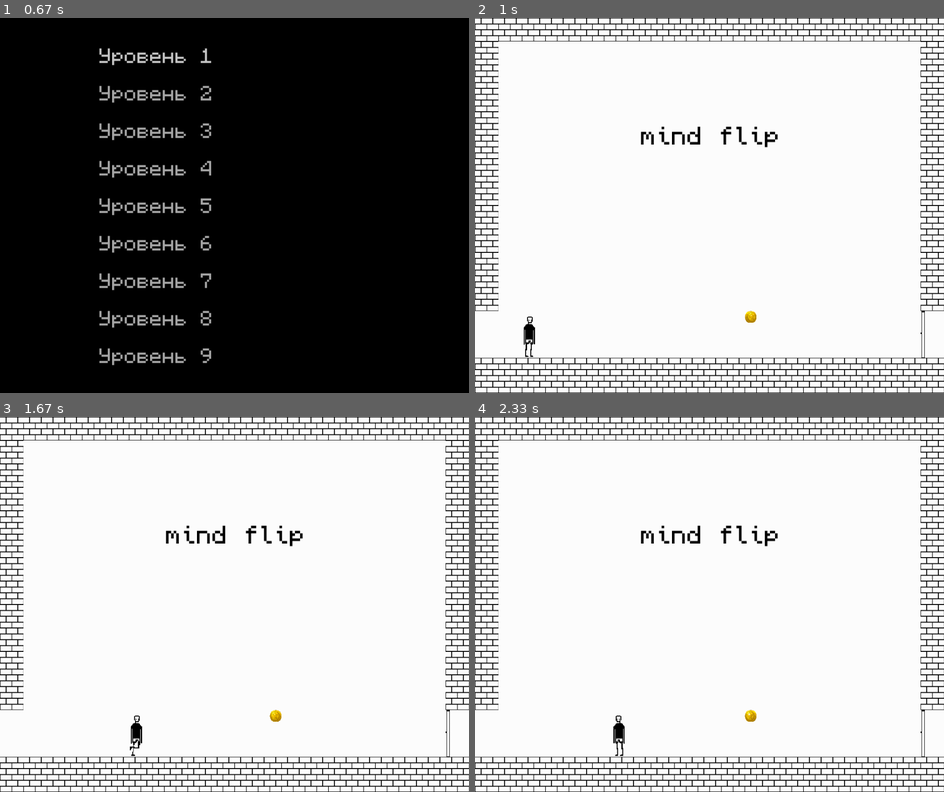
Above: before the commit, frames 1-4 (two rows, left to right).
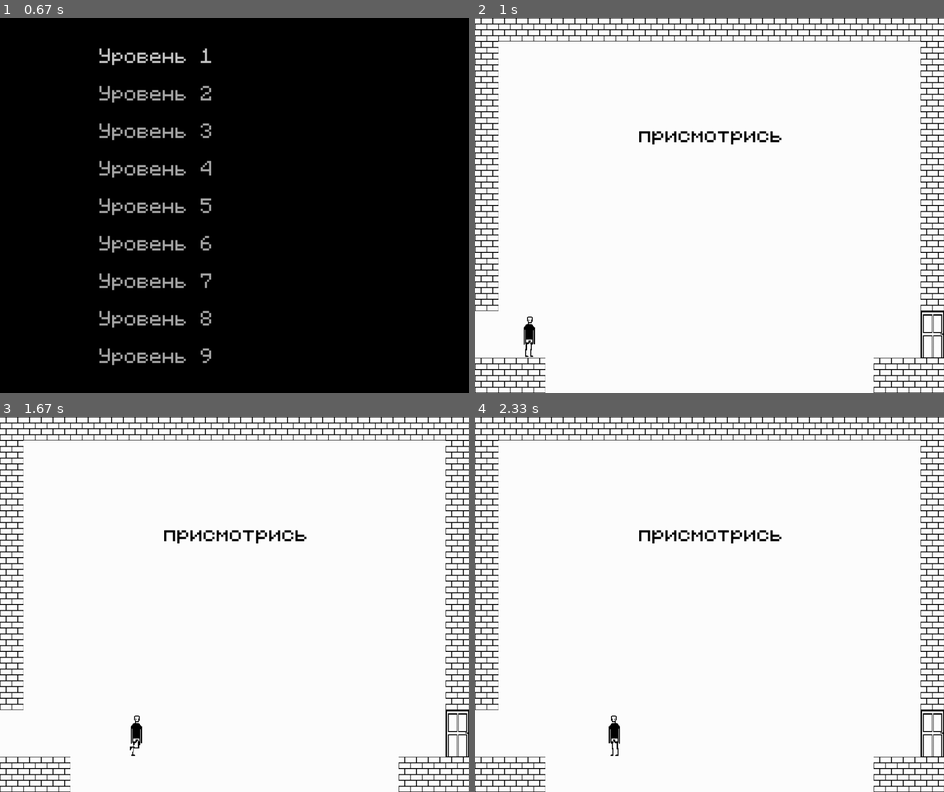
Above: after the commit, the same moments.

Repository: remalQ/pygame-project
Game: pygame game, started from Main.py
Same seed, same stepped clock (60 frames per second), same inputs: the game is played once before the commit and once after it.
Inputs:
- Up to frame 1 (0.67 s): click "Начать игру" at 0.38 s
- Up to frame 2 (1 s): click "Уровень 1" at 0.72 s
- Up to frame 3 (1.67 s): hold D 1-1.47 s; hold D from 1.55 s (still down)
- Up to frame 4 (2.33 s): release D at 2.02 s; hold A from 2.05 s (still down)

Frame 1 is identical in both runs. In frame 2, 3.3% of the frame differs, in the area x 15-100%, y 28-100%; in frame 3, 3.3%; in frame 4, 3.5%.

Commit message:
fix name level 4

Diff:
--- a/Game.py
+++ b/Game.py
@@ -66,7 +66,7 @@
         self.settings_menu = SettingsMenu()
         self.help_menu = HelpMenu()
         self.level_menu = LevelMenu(self.total_levels)
-        self.deja_vu_broken = False  # Флаг для отслеживания разрыва цикла в уровне 4
+        self.stop_broken = False  # Флаг для отслеживания разрыва цикла в уровне 4
 
     def reset_level(self, level):
         self.player.coins_collected = 0
@@ -86,9 +86,9 @@
         # Перезагрузка уровня для обновления мира
         self.load_level(level)
 
-        # Сбрасываем флаг deja_vu_broken для нового уровня, кроме повторного входа на уровень 4
-        if level != 4 or not self.deja_vu_broken:
-            self.deja_vu_broken = False
+        # Сбрасываем флаг stop_broken для нового уровня, кроме повторного входа на уровень 4
+        if level != 4 or not self.stop_broken:
+            self.stop_broken = False
 
     def load_level(self, level):
         self.door_group = Group()
@@ -140,7 +140,7 @@
         self.reset_music()  # Сбрасываем музыку при входе в главное меню
         # Если игрок выходит в меню с уровня 4, считаем цикл разорванным
         if self.level == 4:
-            self.deja_vu_broken = True
+            self.stop_broken = True
         menu_active = True
         start_button = Button("Начать игру", WIDTH // 2, HEIGHT // 2 - 200, GRAY, WHITE)
         settings_button = Button("Настройки", WIDTH // 2, HEIGHT // 2 - 100, GRAY, WHITE)
@@ -257,8 +257,8 @@
             if self.game_over == 1:
                 self.check_and_save_record()
                 self.level_menu.unlock_next_level(self.level)
-                if self.level == 4 and not self.deja_vu_broken:
-                    # Для уровня 4: если цикл не разорван, просто перезапускаем уровень
+                if self.level == 4 and not self.stop_broken:
+                    # Для уровня 4: если условие выполнения уровня не следано перезапускаем
                     self.reset_level(self.level)
                     self.game_over = 0
                     self.start_time = pygame.time.get_ticks()
Binary file changed: Maps/level1.pkl
Binary file changed: Maps/level3.pkl
Binary file changed: Maps/level4.pkl
Binary file changed: game_records.db
